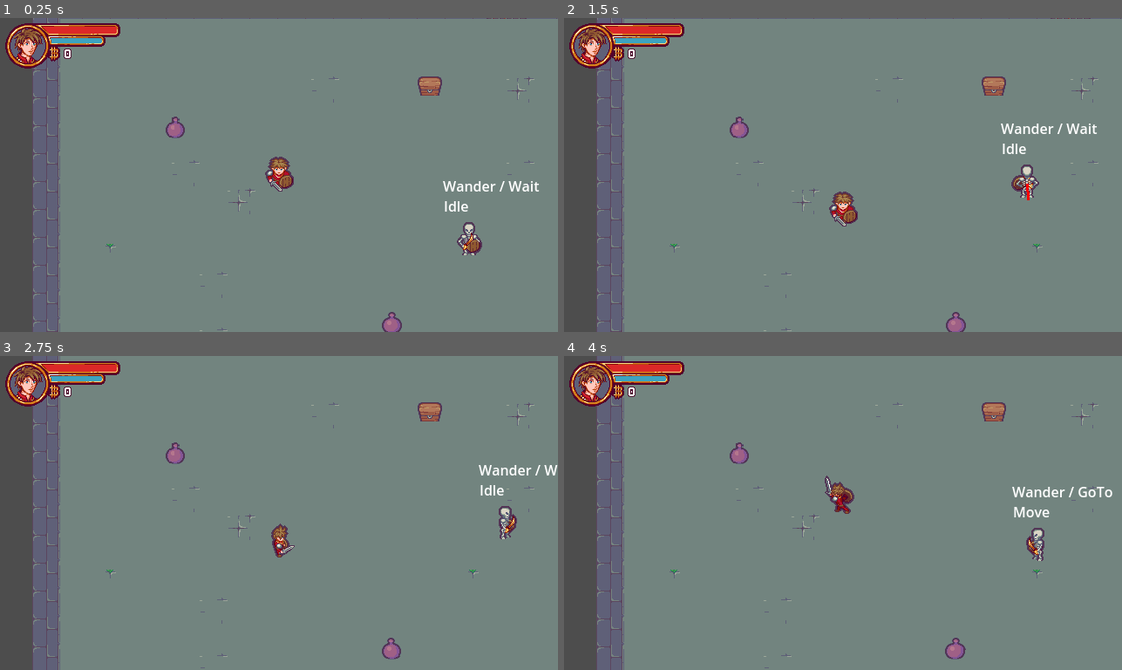
Above: before the commit, frames 1-4 (two rows, left to right).
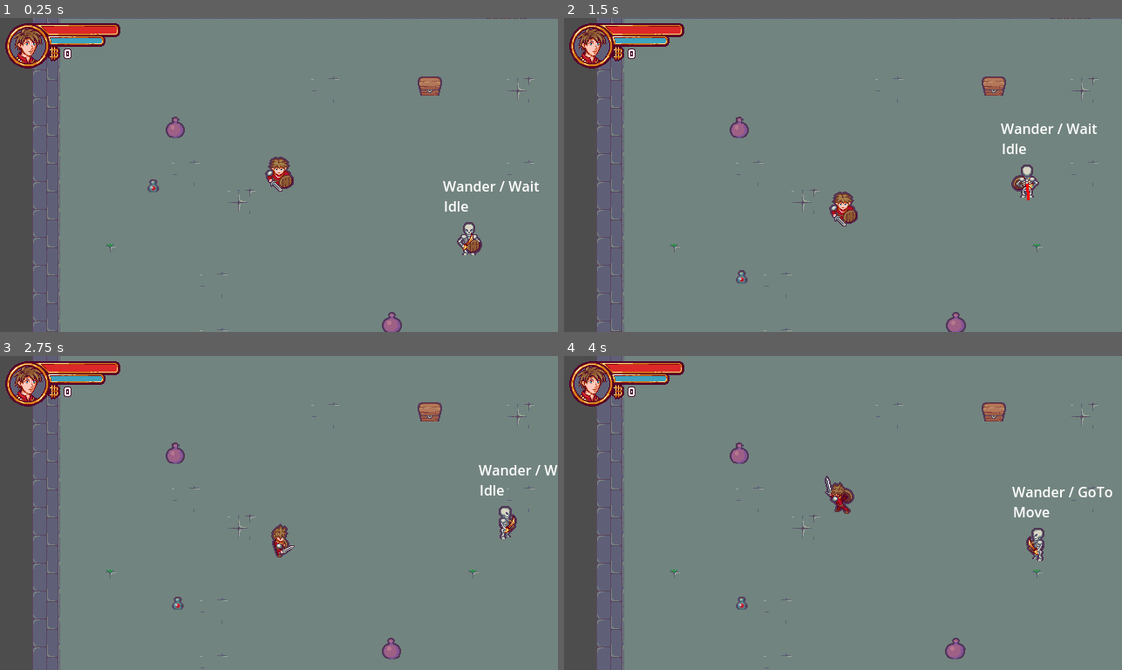
Above: after the commit, the same moments.

Repository: sylvainlap/game-002
Game: Godot game, scene res://Scenes/Levels/level.tscn
Two runs of this game, one before a commit and one after it. Both use one fixed random seed, a clock stepped at 60 frames per second and the inputs below.
Inputs:
- Up to frame 1 (0.25 s): no input
- Up to frame 2 (1.5 s): tap Enter (ui_accept) at 0.5, 0.77 s; hold Right (ui_right) 0.53-1.28 s; hold Ctrl (block) 0.53-1.28 s; hold Down (ui_down) from 1.28 s (still down); tap Ctrl (block) at 1.35 s
- Up to frame 3 (2.75 s): tap Enter (ui_accept) at 1.52 s; release Down (ui_down) at 2.03 s; hold Right (ui_right) from 2.03 s (still down); hold Ctrl (block) from 2.03 s (still down)
- Up to frame 4 (4 s): release Right (ui_right) at 2.78 s; release Ctrl (block) at 2.78 s; hold Up (ui_up) 2.78-3.53 s; tap Ctrl (block) at 2.85 s; tap Enter (ui_accept) at 3.02, 3.77 s; hold Left (ui_left) from 3.53 s (still down); hold Ctrl (block) from 3.53 s (still down)

The runs differ from the first frame. In frame 1, less than 0.1% of the frame differs, in the area x 26-29%, y 51-56%; in frame 2, less than 0.1%, in the area x 30-33%, y 80-85%; in frame 3, less than 0.1%; in frame 4, less than 0.1%.

Commit message:
chore: video 19 finished

Diff:
--- /dev/null
+++ b/Resources/ItemData/hp_potion.tres
@@ -0,0 +1,23 @@
+[gd_resource type="Resource" script_class="ItemData" load_steps=6 format=3 uid="uid://bqkcvcw7qxkc4"]
+
+[ext_resource type="Texture2D" uid="uid://dudmmv08mqkcw" path="res://Scenes/InteractiveObjects/Item/Sprites/InventoryItemSpriteSheet.png" id="1_j8bhv"]
+[ext_resource type="Script" path="res://Scenes/InteractiveObjects/Item/item_data.gd" id="1_pt16j"]
+[ext_resource type="Texture2D" uid="uid://dvk7wxt23kxib" path="res://Scenes/InteractiveObjects/Item/Sprites/WorldItemsSpriteSheet.png" id="2_sb0pd"]
+
+[sub_resource type="AtlasTexture" id="AtlasTexture_jeuj1"]
+atlas = ExtResource("1_j8bhv")
+region = Rect2(0, 0, 32, 32)
+
+[sub_resource type="AtlasTexture" id="AtlasTexture_jj4ag"]
+atlas = ExtResource("2_sb0pd")
+region = Rect2(0, 0, 16, 16)
+
+[resource]
+script = ExtResource("1_pt16j")
+damage_type = 0
+damage = -10
+item_name = "Heal Potion"
+description = "A potion that heals for 10 HP"
+price = 15
+world_texture = SubResource("AtlasTexture_jj4ag")
+inventory_texture = SubResource("AtlasTexture_jeuj1")
--- /dev/null
+++ b/Resources/ItemData/mp_potion.tres
@@ -0,0 +1,23 @@
+[gd_resource type="Resource" script_class="ItemData" load_steps=6 format=3 uid="uid://b320ivoxfoiei"]
+
+[ext_resource type="Script" path="res://Scenes/InteractiveObjects/Item/item_data.gd" id="1_5oom4"]
+[ext_resource type="Texture2D" uid="uid://dudmmv08mqkcw" path="res://Scenes/InteractiveObjects/Item/Sprites/InventoryItemSpriteSheet.png" id="1_uwswp"]
+[ext_resource type="Texture2D" uid="uid://dvk7wxt23kxib" path="res://Scenes/InteractiveObjects/Item/Sprites/WorldItemsSpriteSheet.png" id="3_l32yw"]
+
+[sub_resource type="AtlasTexture" id="AtlasTexture_gbhga"]
+atlas = ExtResource("1_uwswp")
+region = Rect2(32, 0, 32, 32)
+
+[sub_resource type="AtlasTexture" id="AtlasTexture_wlrab"]
+atlas = ExtResource("3_l32yw")
+region = Rect2(16, 0, 16, 16)
+
+[resource]
+script = ExtResource("1_5oom4")
+damage_type = 1
+damage = -10
+item_name = "Magic Potion"
+description = "A potion that gives 10 MP"
+price = 15
+world_texture = SubResource("AtlasTexture_wlrab")
+inventory_texture = SubResource("AtlasTexture_gbhga")
--- a/Scenes/Behaviours/collectable_behaviour.tscn
+++ b/Scenes/Behaviours/collectable_behaviour.tscn
@@ -27,6 +27,11 @@
 [node name="Spawn" type="Node2D" parent="StateMachine"]
 script = ExtResource("2_vle15")
 
+[node name="SpawnTimer" type="Timer" parent="StateMachine/Spawn"]
+wait_time = 0.5
+one_shot = true
+autostart = true
+
 [node name="Idle" type="Node2D" parent="StateMachine"]
 script = ExtResource("3_p8c56")
 
@@ -40,4 +45,5 @@
 
 [connection signal="body_entered" from="FollowArea" to="." method="_on_follow_area_body_entered"]
 [connection signal="state_changed" from="StateMachine" to="." method="_on_state_machine_state_changed"]
+[connection signal="timeout" from="StateMachine/Spawn/SpawnTimer" to="StateMachine/Spawn" method="_on_spawn_timer_timeout"]
 [connection signal="animation_finished" from="AnimationPlayer" to="." method="_on_animation_player_animation_finished"]
--- a/Scenes/InteractiveObjects/Coin/States/spawn.gd
+++ b/Scenes/InteractiveObjects/Coin/States/spawn.gd
@@ -23,3 +23,7 @@
 	var velocity = spawn_v_velocity + spawn_dir_velocity
 
 	owner.object.position += velocity * delta
+
+
+func _on_spawn_timer_timeout() -> void:
+	state_machine.set_state("Idle")
--- a/Scenes/InteractiveObjects/Coin/coin.gd
+++ b/Scenes/InteractiveObjects/Coin/coin.gd
@@ -21,7 +21,3 @@
 	if coin_sprite.get_animation() == "rotation":
 		coin_sprite.play("idle")
 		shadow_sprite.play("idle")
-
-
-func _on_spawn_duration_timer_timeout() -> void:
-	collectable_behaviour.state_machine.set_state("Idle")
--- a/Scenes/InteractiveObjects/Coin/coin.tscn
+++ b/Scenes/InteractiveObjects/Coin/coin.tscn
@@ -220,8 +220,8 @@
 "wave": SubResource("Animation_mg162")
 }
 
-[sub_resource type="CircleShape2D" id="CircleShape2D_7f7px"]
-radius = 57.0
+[sub_resource type="CircleShape2D" id="CircleShape2D_ip1ev"]
+radius = 98.0051
 
 [sub_resource type="Animation" id="Animation_ck6bm"]
 resource_name = "Collect"
@@ -331,15 +331,10 @@
 "": SubResource("AnimationLibrary_ex177")
 }
 
-[node name="SpawnDurationTimer" type="Timer" parent="."]
-wait_time = 0.4
-one_shot = true
-autostart = true
-
 [node name="CollectableBehaviour" parent="." instance=ExtResource("4_b5alc")]
 
 [node name="CollisionShape2D" parent="CollectableBehaviour/FollowArea" index="0"]
-shape = SubResource("CircleShape2D_7f7px")
+shape = SubResource("CircleShape2D_ip1ev")
 
 [node name="AnimationPlayer" parent="CollectableBehaviour" index="4"]
 libraries = {
@@ -348,6 +343,5 @@
 
 [connection signal="animation_finished" from="CoinSprite" to="." method="_on_coin_sprite_animation_finished"]
 [connection signal="timeout" from="Timer" to="." method="_on_timer_timeout"]
-[connection signal="timeout" from="SpawnDurationTimer" to="." method="_on_spawn_duration_timer_timeout"]
 
 [editable path="CollectableBehaviour"]
--- /dev/null
+++ b/Scenes/InteractiveObjects/Item/item.gd
@@ -0,0 +1,10 @@
+extends Node2D
+class_name Item
+
+@export var item_data: Resource = null: set = set_item_data
+
+
+func set_item_data(value: Resource) -> void:
+	item_data = value
+	if item_data != null:
+		$Sprite.set_texture(item_data.world_texture)
--- /dev/null
+++ b/Scenes/InteractiveObjects/Item/item.tscn
@@ -0,0 +1,19 @@
+[gd_scene load_steps=4 format=3 uid="uid://cx3hruwfbpr2w"]
+
+[ext_resource type="Script" path="res://Scenes/InteractiveObjects/Item/item.gd" id="1_o5c3m"]
+[ext_resource type="PackedScene" uid="uid://c8rxmguwiayly" path="res://Scenes/Behaviours/collectable_behaviour.tscn" id="1_ogpik"]
+
+[sub_resource type="CircleShape2D" id="CircleShape2D_ohqiw"]
+radius = 104.307
+
+[node name="Item" type="Node2D"]
+script = ExtResource("1_o5c3m")
+
+[node name="Sprite" type="Sprite2D" parent="."]
+
+[node name="CollectableBehaviour" parent="." instance=ExtResource("1_ogpik")]
+
+[node name="CollisionShape2D" parent="CollectableBehaviour/FollowArea" index="0"]
+shape = SubResource("CircleShape2D_ohqiw")
+
+[editable path="CollectableBehaviour"]
--- /dev/null
+++ b/Scenes/InteractiveObjects/Item/item_data.gd
@@ -0,0 +1,15 @@
+extends Resource
+class_name ItemData
+
+enum DAMAGE_TYPE {
+	HP,
+	MP
+}
+
+@export var damage_type: DAMAGE_TYPE = DAMAGE_TYPE.HP
+@export var damage: int = 0
+@export var item_name: String = ""
+@export var description: String = ""
+@export var price: int = -1
+@export var world_texture: Texture = null
+@export var inventory_texture: Texture = null
--- a/Scenes/Levels/level.tscn
+++ b/Scenes/Levels/level.tscn
@@ -14,6 +14,8 @@
 [ext_resource type="Script" path="res://Scenes/Levels/coin_factory.gd" id="10_cxcgg"]
 [ext_resource type="PackedScene" uid="uid://c6wmus4cqvgq6" path="res://Scenes/Actors/Enemies/Skeleton/skeleton.tscn" id="11_2atqc"]
 [ext_resource type="PackedScene" uid="uid://dl0xd27c1ckhp" path="res://Scenes/InteractiveObjects/Door/door.tscn" id="14_n5fte"]
+[ext_resource type="PackedScene" uid="uid://cx3hruwfbpr2w" path="res://Scenes/InteractiveObjects/Item/item.tscn" id="15_27lyb"]
+[ext_resource type="Resource" uid="uid://bqkcvcw7qxkc4" path="res://Resources/ItemData/hp_potion.tres" id="16_ysdk6"]
 
 [sub_resource type="TileSetAtlasSource" id="TileSetAtlasSource_2tawl"]
 texture = ExtResource("2_tltmk")
@@ -229,3 +231,11 @@
 
 [node name="Door" parent="." instance=ExtResource("14_n5fte")]
 position = Vector2(544, 32)
+
+[node name="HPPotion" parent="." instance=ExtResource("15_27lyb")]
+position = Vector2(112, 312)
+item_data = ExtResource("16_ysdk6")
+metadata/_edit_group_ = true
+
+[editable path="HPPotion"]
+[editable path="HPPotion/CollectableBehaviour"]
Binary file added: Scenes/InteractiveObjects/Item/Sprites/InventoryItemSpriteSheet.png
Not shown, added: Scenes/InteractiveObjects/Item/Sprites/InventoryItemSpriteSheet.png.import
Binary file added: Scenes/InteractiveObjects/Item/Sprites/WorldItemsSpriteSheet.png
Not shown, added: Scenes/InteractiveObjects/Item/Sprites/WorldItemsSpriteSheet.png.import
Not shown: 1 places in Scenes/Levels/level.tscn that only renumber resources
